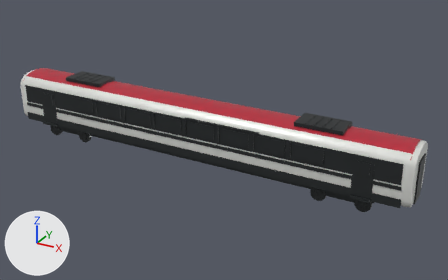
The glTF model public/models/railjet-lab/blender/railjet-classic-first.glb as it was, and as the next commit left it.
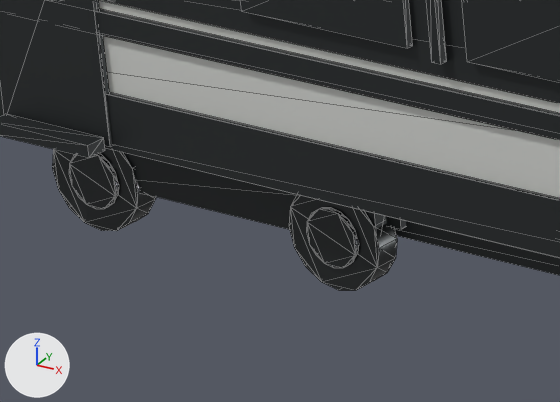
The first picture shows the older version from a camera (50 mm lens) standing at (18.2, -29.9, 16.8) and looking at (1.5, 0.6, 1.6). The close-ups show the older and then the newer version on the part from 10% to 25% of the width and 38% to 56% of the height of that picture. Only the edits that show in the close-ups are written down. Arrows for +X, +Y and +Z are at lower left; the lights stay in place. The close-ups show mesh edges as thin lines. Where no turn or scale is listed for an object, it has been applied to the vertices.

Objects in the first close-up: 'first_bogie_a_brake_disc_-1_0', 'first_bogie_a_brake_disc_-1_1', 'first_bogie_a_sideframe_-1', 'first_bogie_a_wheel_-1_0', 'first_bogie_a_wheel_-1_1', 'first_door_-1_0', 'first_lower_skirt_-1', 'first_red_belt_-1', 'first_underframe_spine', 'first_window_-1_0', 'first_window_-1_1', 'first_window_band_-1', 'railjet_first_lofted_body' and 3 more.
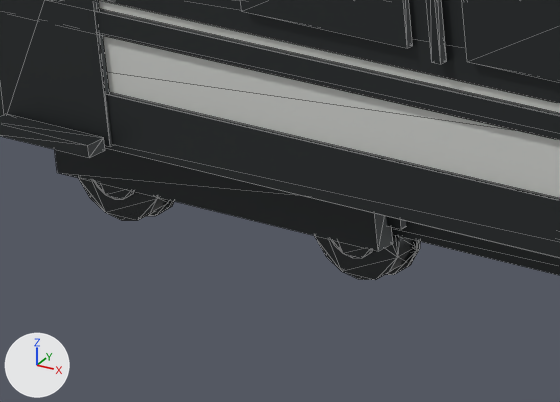
Edits to the bpy script that builds the scene:
```text
Change ob_first_bogie_a_brake_disc__1_0:
    ob_first_bogie_a_brake_disc__1_0.location: (-1.25, -1.085, 0.46) -> (-1.25, -0.863, 0.46)
Change ob_first_bogie_a_brake_disc__1_1:
    ob_first_bogie_a_brake_disc__1_1.location: (1.25, -1.085, 0.46) -> (1.25, -0.863, 0.46)
Change ob_first_bogie_a_wheel__1_0:
    ob_first_bogie_a_wheel__1_0.location: (-1.25, -0.96, 0.46) -> (-1.25, -0.718, 0.46)
Change ob_first_bogie_a_wheel__1_1:
    ob_first_bogie_a_wheel__1_1.location: (1.25, -0.96, 0.46) -> (1.25, -0.718, 0.46)
Add ob_first_bogie_a_flange__1_1:
    ob_first_bogie_a_flange__1_1 = bpy.data.objects.new('first_bogie_a_flange_-1_1', me_rj_unitcylinder_16)
    ob_first_bogie_a_flange__1_1.parent = ob_first_bogie_a
    ob_first_bogie_a_flange__1_1.location = (1.25, -0.613, 0.46)
    ob_first_bogie_a_flange__1_1.rotation_euler = (1.571, 0.0, 0.0)  # degrees (90, 0, 0)
    ob_first_bogie_a_flange__1_1.scale = (0.984, 0.984, 0.035)
Add ob_first_bogie_a_flange__1_0:
    ob_first_bogie_a_flange__1_0 = bpy.data.objects.new('first_bogie_a_flange_-1_0', me_rj_unitcylinder_16)
    ob_first_bogie_a_flange__1_0.parent = ob_first_bogie_a
    ob_first_bogie_a_flange__1_0.location = (-1.25, -0.613, 0.46)
    ob_first_bogie_a_flange__1_0.rotation_euler = (1.571, 0.0, 0.0)  # degrees (90, 0, 0)
    ob_first_bogie_a_flange__1_0.scale = (0.984, 0.984, 0.035)
```

Changed parts and their boxes (x1, y1, x2, y2) in the close-ups (560 x 402 px):
'first_bogie_a_wheel_-1_1', moved
    before: (289, 194, 397, 290)
    after: (314, 235, 414, 280)
'first_bogie_a_wheel_-1_0', moved
    before: (52, 148, 156, 231)
    after: (79, 178, 169, 220)
'first_bogie_a_brake_disc_-1_1', moved
    before: (306, 208, 359, 268)
    after: (331, 240, 373, 258)
'first_bogie_a_brake_disc_-1_0', moved
    before: (69, 154, 119, 209)
    after: (94, 182, 134, 199)
'first_bogie_a_flange_-1_1', added (mostly hidden)
    after: (385, 240, 420, 275)
'first_bogie_a_flange_-1_0', added (mostly hidden)
    after: (148, 200, 174, 216)
